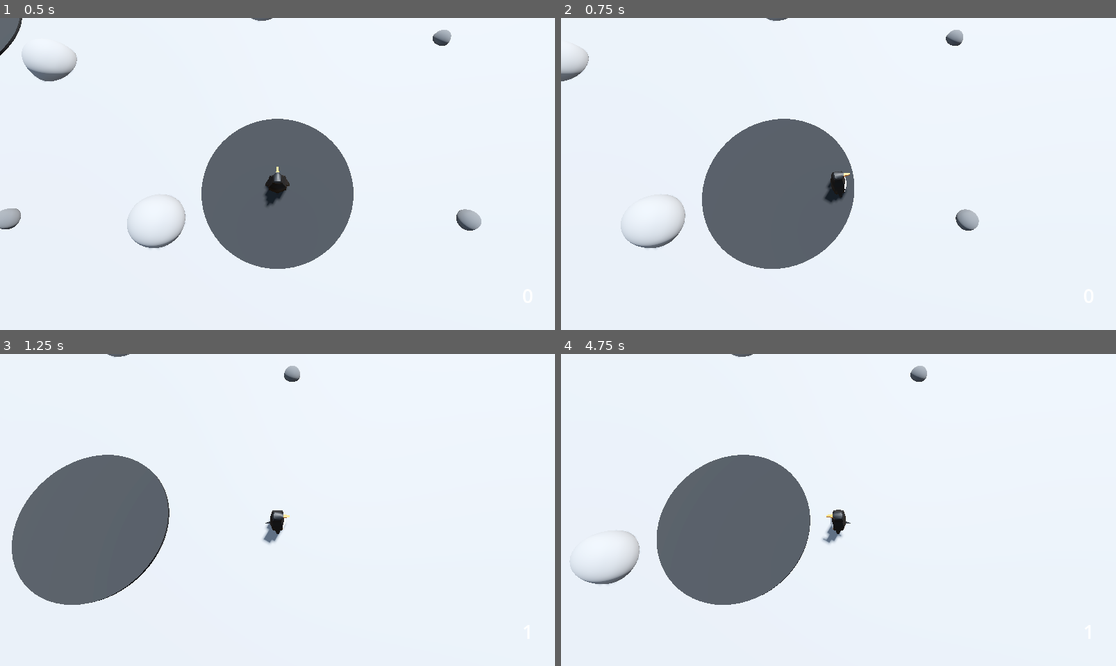
Above: before the commit, frames 1-4 (two rows, left to right).
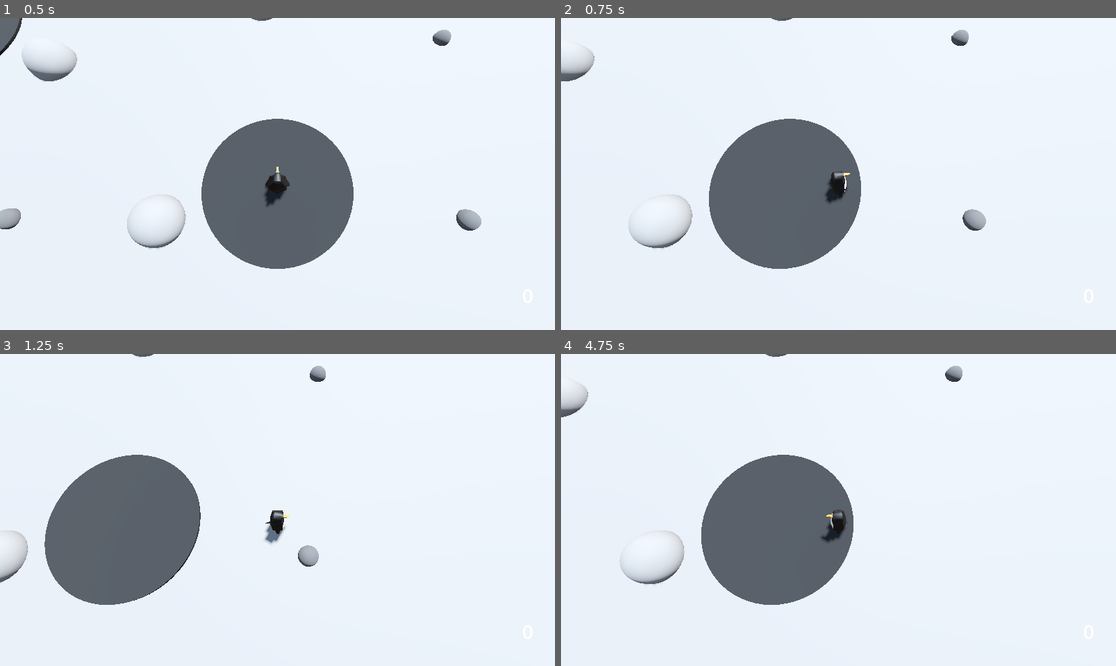
Above: after the commit, the same moments.

Repository: Edtg/Ludum-Dare-55
Game: Godot game, scene res://scenes/main.tscn
The game is run twice, just before and just after one commit, with the same random seed, the same clock (stepped at 60 frames per second) and the same inputs.
Inputs:
- Up to frame 1 (0.5 s): no input
- Up to frame 2 (0.75 s): tap Enter at 0.5 s; hold D (move_right) from 0.53 s (still down); hold Shift (sprint, bound only before the commit) from 0.53 s (still down); tap Space (slide) at 0.6 s
- Up to frame 3 (1.25 s): keep holding D (move_right); keep holding Shift (sprint, bound only before the commit)
- Up to frame 4 (4.75 s): release D (move_right) at 1.28 s; release Shift (sprint, bound only before the commit) at 1.28 s; hold S (move_back) 1.28-2.03 s; tap Shift (sprint, bound only before the commit) at 1.35, 2.85, 4.35 s; tap Space (slide) at 1.55, 2.1, 3.05, 3.6, 4.55 s; hold D (move_right) 2.03-2.78 s; hold Shift (sprint, bound only before the commit) 2.03-2.78 s; hold W (move_forward) 2.78-3.53 s; hold Shift (sprint, bound only before the commit) 3.53-4.28 s; hold A (move_left) from 3.53 s (still down)

Frame 1 is identical in both runs. In frame 2, 2.1% of the frame differs, in the area x 0-77%, y 0-81%; in frame 3, 6.3%; in frame 4, 8.6%, in the area x 0-73%, y 0-81%.

Commit message:
Removed sprinting

Diff:
--- a/project.godot
+++ b/project.godot
@@ -41,11 +41,6 @@
 "events": [Object(InputEventKey,"resource_local_to_scene":false,"resource_name":"","device":-1,"window_id":0,"alt_pressed":false,"shift_pressed":false,"ctrl_pressed":false,"meta_pressed":false,"pressed":false,"keycode":0,"physical_keycode":68,"key_label":0,"unicode":100,"echo":false,"script":null)
 ]
 }
-sprint={
-"deadzone": 0.5,
-"events": [Object(InputEventKey,"resource_local_to_scene":false,"resource_name":"","device":-1,"window_id":0,"alt_pressed":false,"shift_pressed":false,"ctrl_pressed":false,"meta_pressed":false,"pressed":false,"keycode":0,"physical_keycode":4194325,"key_label":0,"unicode":0,"echo":false,"script":null)
-]
-}
 slide={
 "deadzone": 0.5,
 "events": [Object(InputEventKey,"resource_local_to_scene":false,"resource_name":"","device":-1,"window_id":0,"alt_pressed":false,"shift_pressed":false,"ctrl_pressed":false,"meta_pressed":false,"pressed":false,"keycode":0,"physical_keycode":32,"key_label":0,"unicode":32,"echo":false,"script":null)
--- a/scenes/characters/player.gd
+++ b/scenes/characters/player.gd
@@ -3,9 +3,7 @@
 signal upgrade_confirmed
 
 const MOVE_SPEED: float = 4.0
-const SPRINT_SPEED: float = 5.0
 const SLIDE_SPEED: float = 8.0
-const SLIDE_REQUIRED_SPEED: float = 5.0
 var gravity: float = ProjectSettings.get_setting("physics/3d/default_gravity")
 
 var can_move: bool = true
@@ -40,7 +38,7 @@
 	else:
 		velocity.y -= gravity * delta
 
-	if Input.is_action_just_pressed("slide") and velocity.length() >= SLIDE_REQUIRED_SPEED:
+	if Input.is_action_just_pressed("slide") and velocity.length() >= MOVE_SPEED:
 		is_sliding = true
 		pivot.rotation.x = -90
 		velocity.x = direction.x * (SLIDE_SPEED + upgraded_slide_speed)
@@ -55,8 +53,6 @@
 	if input_direction and not is_sliding:
 		direction = (transform.basis * Vector3(input_direction.x, 0, input_direction.y)).normalized()
 	var speed = MOVE_SPEED + upgraded_speed
-	if Input.is_action_pressed("sprint"):
-		speed = SPRINT_SPEED
 
 	if is_sliding:
 		velocity.x = move_toward(velocity.x, 0, 0.1)
